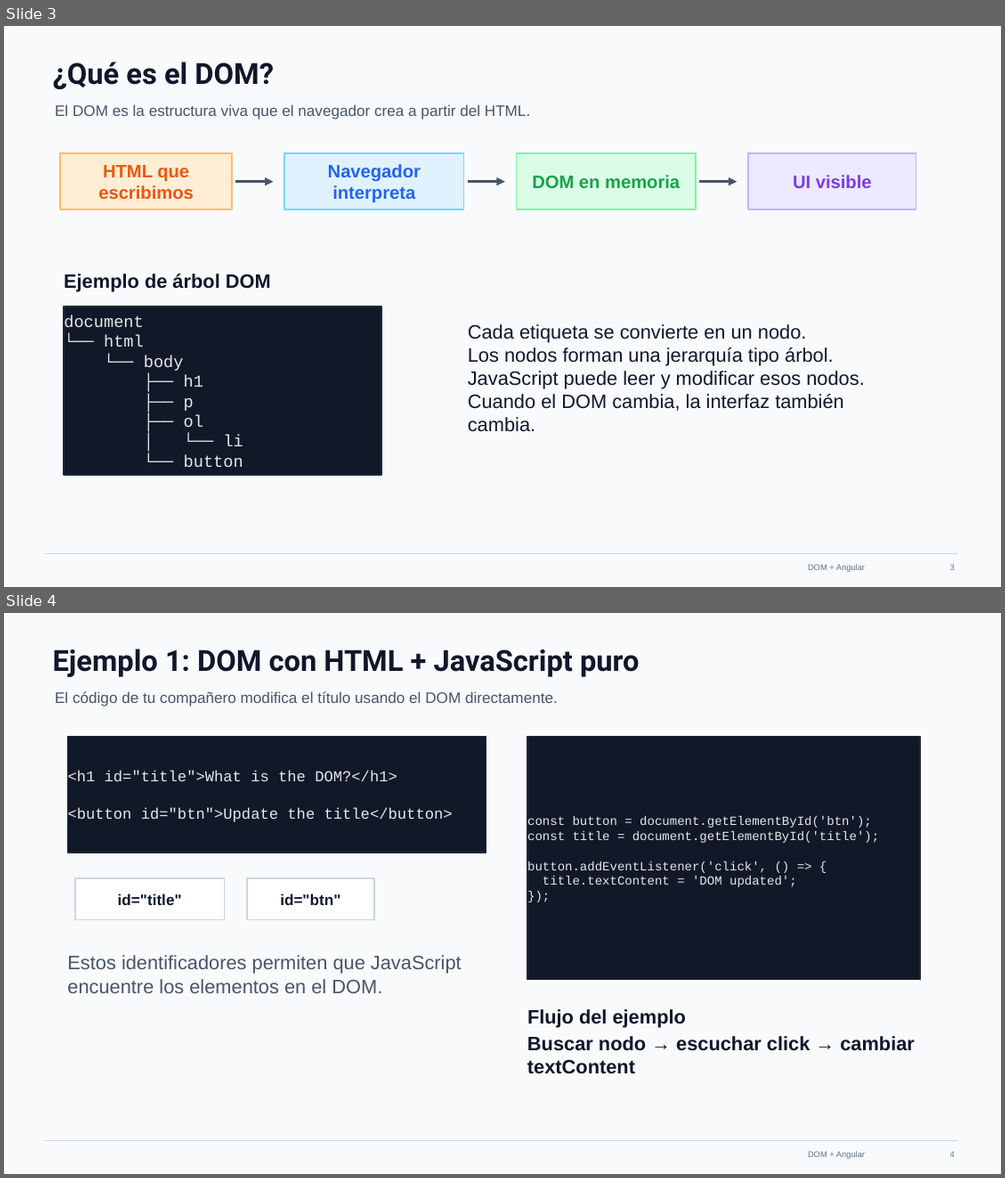
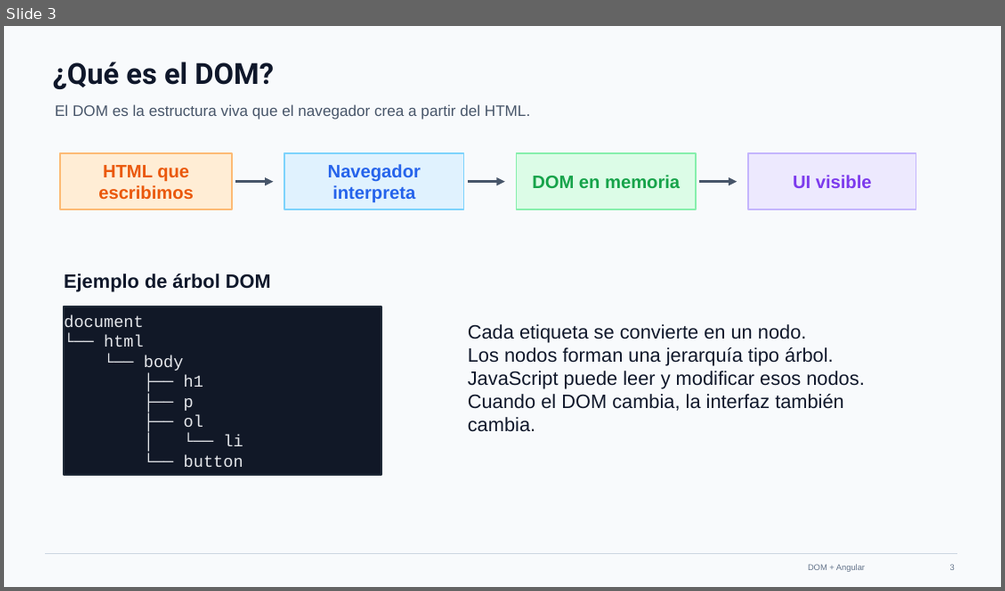
Before and after one commit to bsalinasjala/Bootcamp-FE, a slide deck: web-dom-1/docs/slides/DOM.pptx. Shown one above the other, each under a label of ours: slides 3 and 4 before the commit, slide 3 after it. The pictures are 1005x1178 and 1005x591 pixels, drawn with LibreOffice and Linux fonts; fonts in the diff are those of the drawing. Boxes give left, top, right and bottom in pixels: in the first picture for what was removed or moved away, otherwise in the second. Text is boxed around its words. In the diff, an @@ line names an element or a change of style, - is before the commit and + after.

```diff
--- a/web-dom-1/docs/slides/DOM.pptx
+++ b/web-dom-1/docs/slides/DOM.pptx
@@ slide 4 removed at (4, 613, 1001, 1174), background #F8FAFC; not listed: 2 template elements that a slide beside it also shows @@
@@ text removed at (53, 649, 639, 677) @@
-Ejemplo 1: DOM con HTML + JavaScript puro
@@ text removed at (55, 691, 558, 706) @@
-El código de tu compañero modifica el título usando el DOM directamente.
@@ rectangle removed at (68, 737, 486, 852) @@
-<h1 id="title">What is the DOM?</h1>
-<button id="btn">Update the title</button>
@@ rectangle removed at (527, 737, 920, 980) @@
-const button = document.getElementById('btn');
-const title = document.getElementById('title');
-button.addEventListener('click', () => {
-title.textContent = 'DOM updated';
-});
@@ rectangle removed at (75, 878, 225, 919) @@
-id="title"
@@ rectangle removed at (247, 878, 375, 919) @@
-id="btn"
@@ text removed at (67, 955, 461, 993) @@
-Estos identificadores permiten que JavaScript encuentre los elementos en el DOM.
@@ text removed at (527, 1009, 686, 1028) @@
-Flujo del ejemplo
@@ text removed at (527, 1036, 914, 1074) @@
-Buscar nodo → escuchar click → cambiar textContent
@@ page number removed at (950, 1151, 955, 1157) @@
-4
```
Also in this commit, not shown: 1 slide changed, 13 other slides removed, 1 other file.
